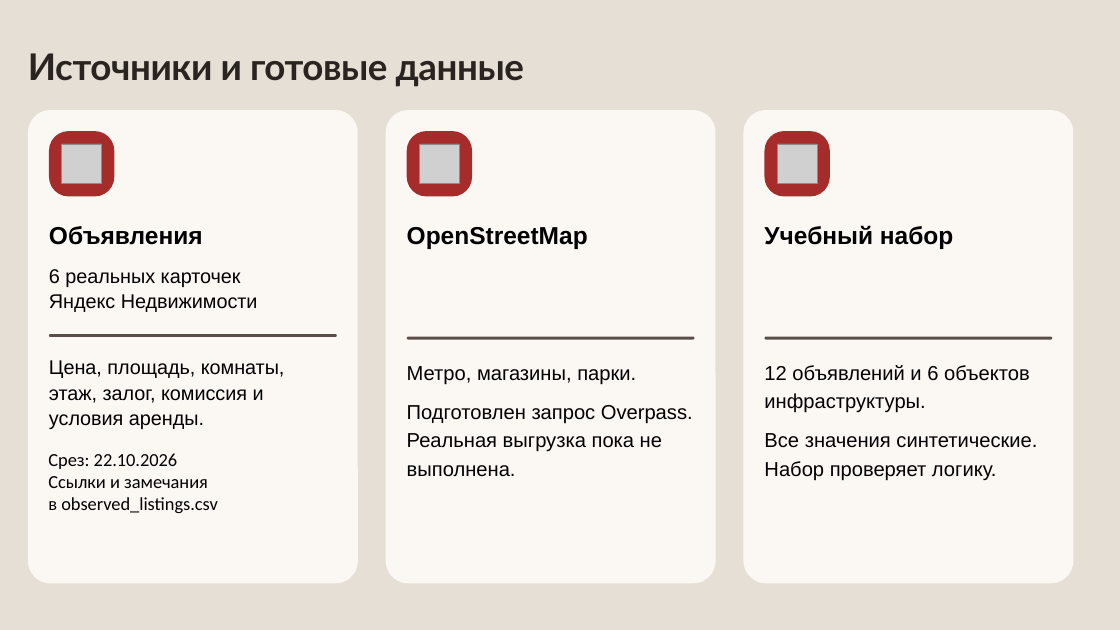
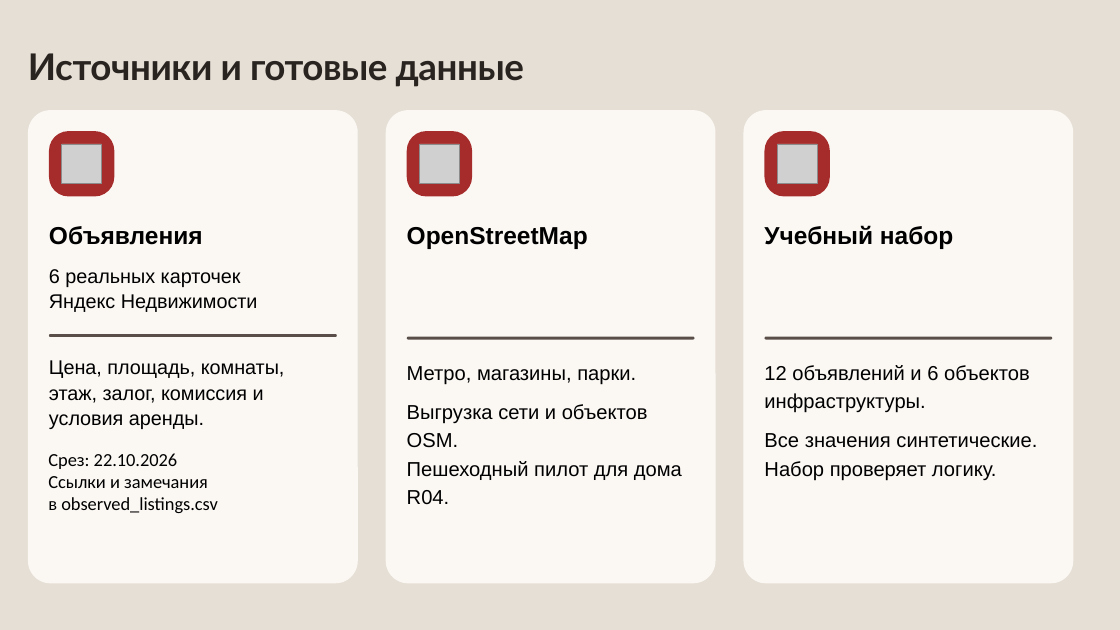
Before and after one commit to Megadeth2006/Knowledge_graphs, a slide deck: slide 3 of rental_kg_materials/1Stage.pptx. Drawn at 1120x630 pixels with LibreOffice and Linux fonts; fonts in the diff are those of the drawing; grey boxes stand for pictures. Boxes give left, top, right and bottom in pixels: in the first picture for what was removed or moved away, otherwise in the second. Text is boxed around its words. In the diff, an @@ line names an element or a change of style, - is before the commit and + after.

```diff
--- a/rental_kg_materials/1Stage.pptx
+++ b/rental_kg_materials/1Stage.pptx
@@ text at bbox=[407, 404, 682, 505]: text changed @@
-Подготовлен запрос Overpass.
-Реальная выгрузка пока не выполнена.
+Выгрузка сети и объектов OSM.
+Пешеходный пилот для дома R04.
```
Also in this commit, not shown: 7 other slides changed, 1 slide added, 1 slide removed, 48 other files.
